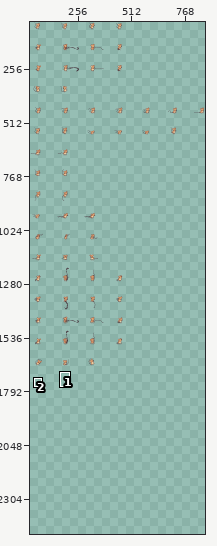
Sprite sheet, stored at Images/Player/Rat_sprites/rat_sheet.png. Above, an overview of the earlier version with the close-up marked.
Close-up. The starting point:
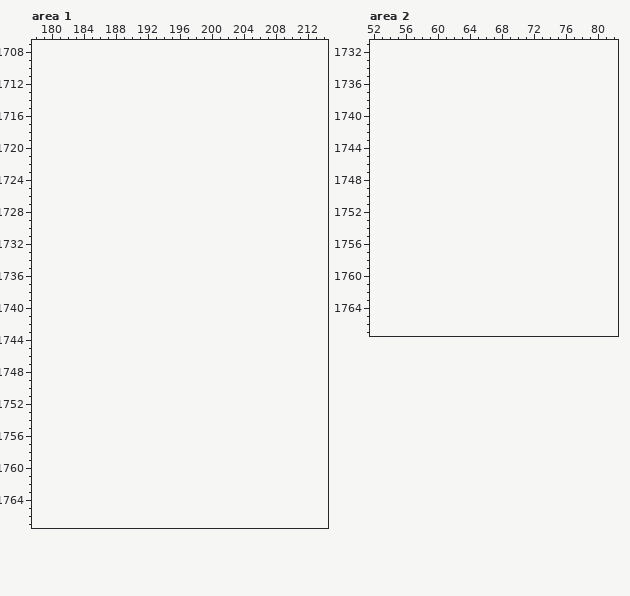
The file is 910x1700 pixels. Shown: area 1: x 178..214, y 1707..1767; area 2: x 52..82, y 1731..1767. The old version is drawn lined up with the new one, on the new canvas. The wide view leaves out empty margins. The commit also changed other parts of the picture, which this record leaves out.
Palette (. is transparent): 
Once edited:
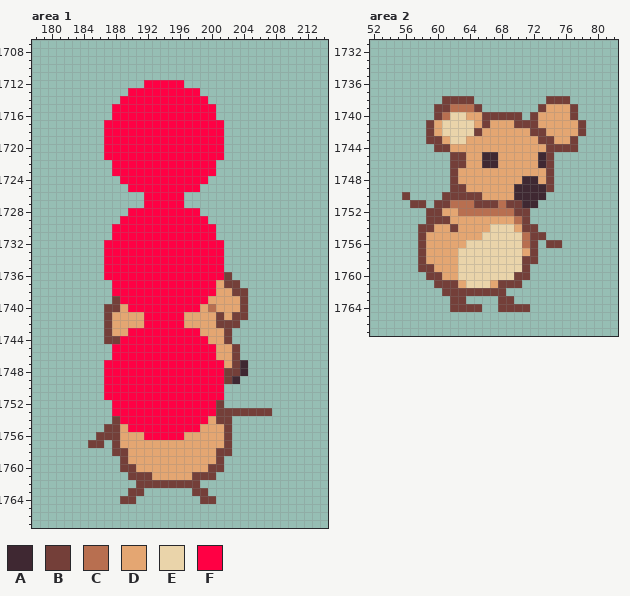
Colours new in this view: A #3f2832  B #743f39  C #b86f50  D #e4a672  E #ead4aa  F #ff0044
The exact change:
canvas 910x1700 -> 910x2500
Changed rows in their new state; - is an unchanged pixel.
Area 1:
first column x 185:
1712 -------FFFFF-----------
1713 -----FFFFFFFFF---------
1714 ----FFFFFFFFFFF--------
1715 ---FFFFFFFFFFFFF-------
1716 ---FFFFFFFFFFFFF-------
1717 --FFFFFFFFFFFFFFF------
1718 --FFFFFFFFFFFFFFF------
1719 --FFFFFFFFFFFFFFF------
1720 --FFFFFFFFFFFFFFF------
1721 --FFFFFFFFFFFFFFF------
1722 ---FFFFFFFFFFFFF-------
1723 ---FFFFFFFFFFFFF-------
1724 ----FFFFFFFFFFF--------
1725 -----FFFFFFFFF---------
1726 -------FFFFF-----------
1727 -------FFFFF-----------
1728 -----FFFFFFFFF---------
1729 ----FFFFFFFFFFF--------
1730 ---FFFFFFFFFFFFF-------
1731 ---FFFFFFFFFFFFF-------
1732 --FFFFFFFFFFFFFFF------
1733 --FFFFFFFFFFFFFFF------
1734 --FFFFFFFFFFFFFFF------
1735 --FFFFFFFFFFFFFFF------
1736 --FFFFFFFFFFFFFFFB-----
1737 ---FFFFFFFFFFFFFDBB----
1738 ---FFFFFFFFFFFFFDDBB---
1739 ---BFFFFFFFFFFFDDDDB---
1740 --BBDFFFFFFFFFDCDDDB---
1741 --BDDDDFFFFFDDDDBDBB---
1742 --BDDDDFFFFFDDDDBBB----
1743 --BDDFFFFFFFFFDDDB-----
1744 --BBFFFFFFFFFFFDDB-----
1745 ---FFFFFFFFFFFFFDDB----
1746 ---FFFFFFFFFFFFFDDB----
1747 --FFFFFFFFFFFFFFFDBA---
1748 --FFFFFFFFFFFFFFFBBA---
1749 --FFFFFFFFFFFFFFFBA----
1750 --FFFFFFFFFFFFFFF------
1751 --FFFFFFFFFFFFFFF------
1752 ---FFFFFFFFFFFFFB------
1753 ---FFFFFFFFFFFFFBBBBBBB
1754 ---BFFFFFFFFFFFDBB-----
1755 --BBDFFFFFFFFFDDDB-----
1756 -BBBDDDFFFFFDDDDDB-----
1757 BB-BDDDDDDDDDDDDDB-----
1758 ---BBDDDDDDDDDDDBB-----
1759 ----BDDDDDDDDDDDB------
1760 ----BBDDDDDDDDDBB------
1761 -----BBBDDDDDBBB-------
1762 ------BBBBBBBB---------
1763 -----BB------BB--------
1764 ----BB--------BB-------
Area 2:
first column x 56:
1738 -----BBBB---------BBB--
1739 ----BBCCCB-------BDDDB-
1740 ----BCEEDDBBBBB-BDDDDB-
1741 ---BDEEEEDBDDDBBBDDDDDB
1742 ---BDEEEEBDDDDDDBBDDDDB
1743 ---BBDEEDDDDDDDDDBBDDB-
1744 ----BBDDDDDDDDDDDDBBBB-
1745 ------BBDDAADDDDDAB----
1746 ------BBDDAADDDDDAB----
1747 ------BDDDDDDDDDDDB----
1748 ------BDDDDDDDDAADB----
1749 ------BBDDDDDDAAAAB----
1750 B----BBBBBDDDDAAAA-----
1751 -BB-BBCCCBBBCBBAA------
1752 ---BBDDCCCCCCCBB-------
1753 ---BBBDDDDDDDDCB-------
1754 --BBDDBDDDDEEEDBB------
1755 --BDDDDDDDEEEEECBB-----
1756 --BDDDDDEEEEEEECB-BB---
1757 --BDDDDEEEEEEEEDB------
1758 --BDDDDEEEEEEEEBB------
1759 --BBDDDEEEEEEEEB-------
1760 ---BBDDEEEEEEEBB-------
1761 ----BBBDEEEDBBB--------
1762 -----BBBBBBBB----------
1763 ------BB----BB---------
1764 ------BBBB--BBBB-------
